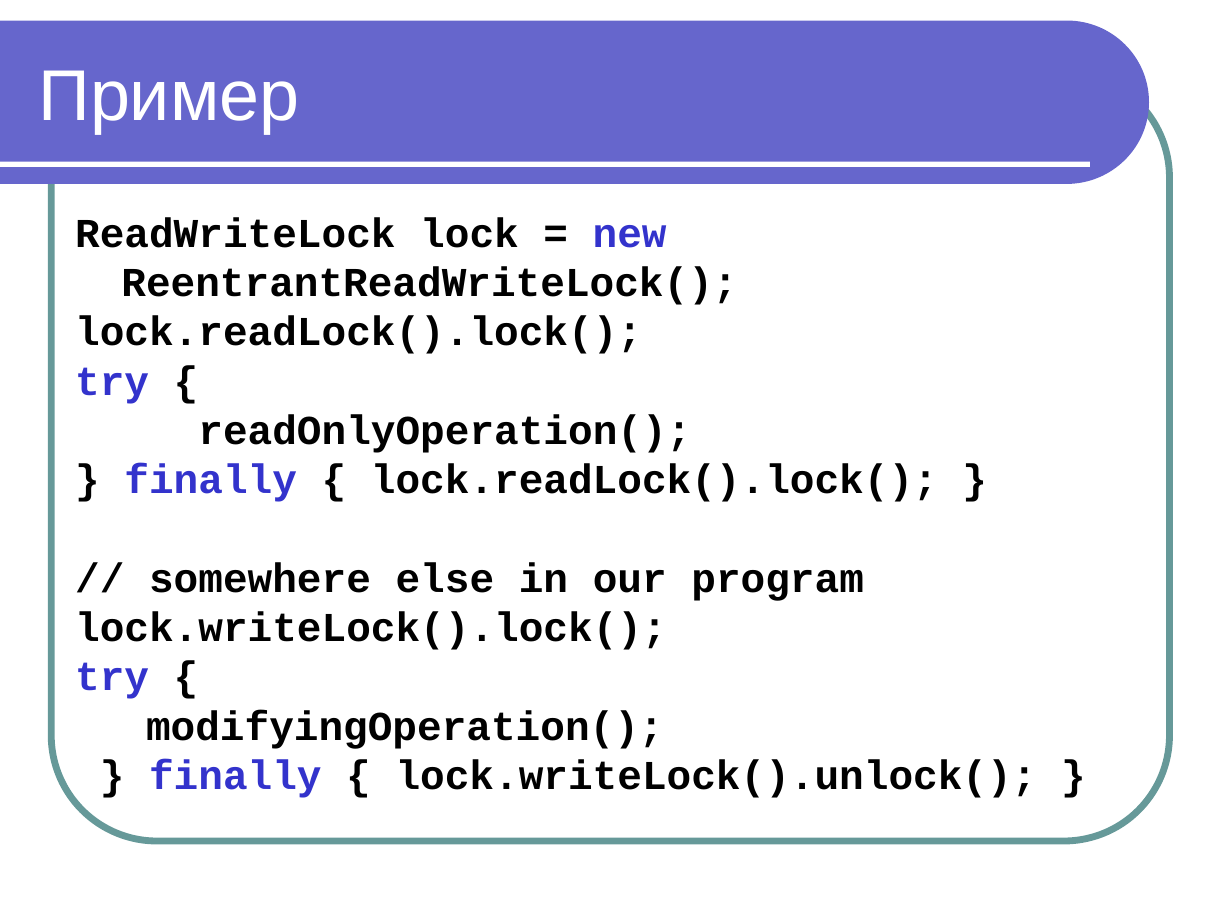
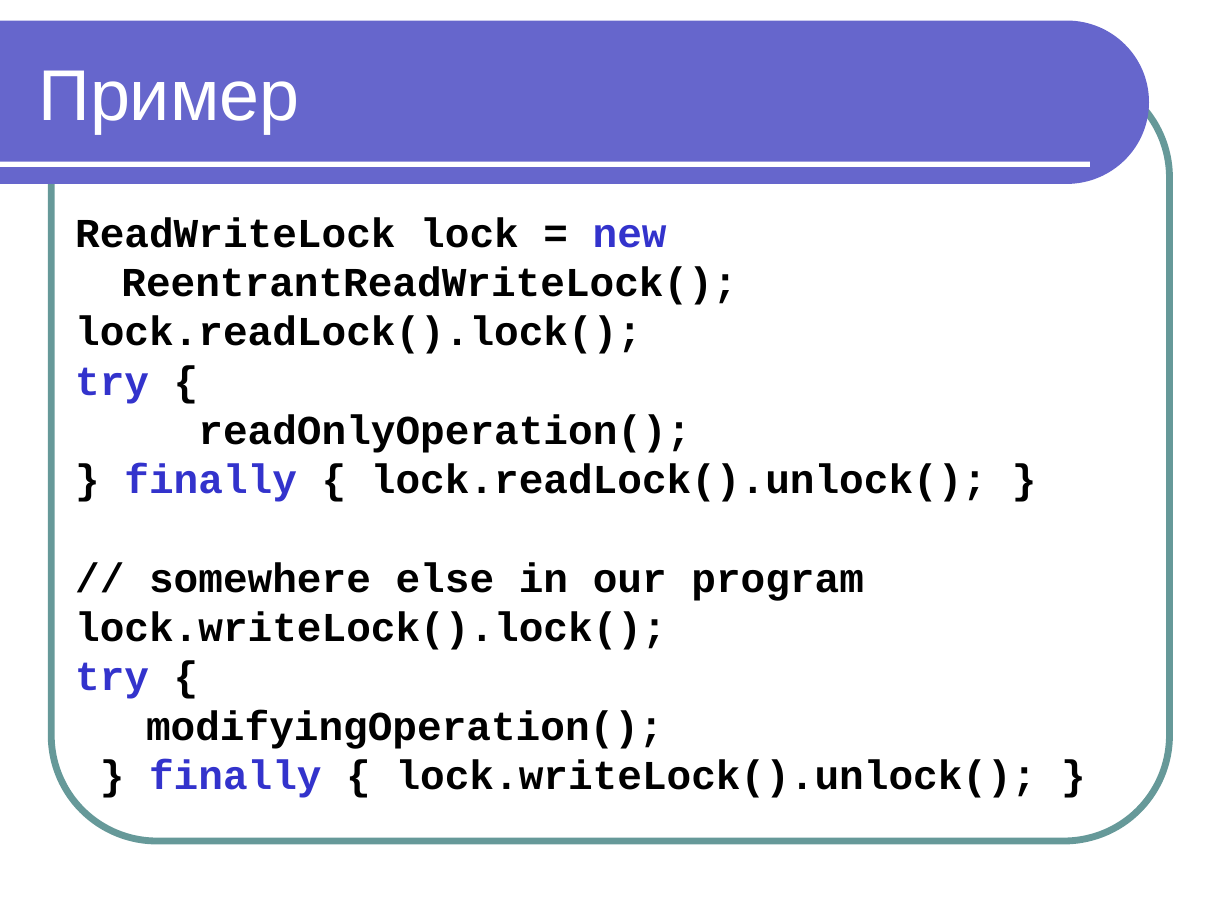
Before and after one commit to maxchv/JavaLessons, a slide deck: slide 102 of Lesson15/Modul 11 Vychislitelnye potoki.pptx (slide 99 before the commit). Drawn at 1232x924 pixels with LibreOffice and Linux fonts; fonts in the diff are those of the drawing. Boxes give left, top, right and bottom in pixels: in the first picture for what was removed or moved away, otherwise in the second. Text is boxed around its words. In the diff, an @@ line names an element or a change of style, - is before the commit and + after.

```diff
--- a/Lesson15/Modul 11 Vychislitelnye potoki.pptx
+++ b/Lesson15/Modul 11 Vychislitelnye potoki.pptx
@@ text at <box>124,464,987,502</box>: text changed @@
-} finally { lock.readLock().lock(); }
+} finally { lock.readLock().unlock(); }
```
Also in this commit, not shown: 4 other slides changed, 3 slides added, 1 other file.
